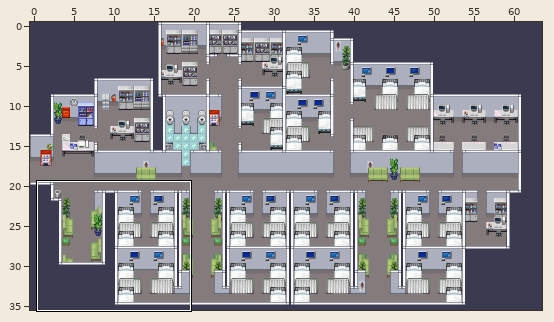
Tiled map: app/ASGEGame/data/map/hospital_map.tmx. Above, an overview of the earlier version with the close-up marked.
Close-up. Before the edit:
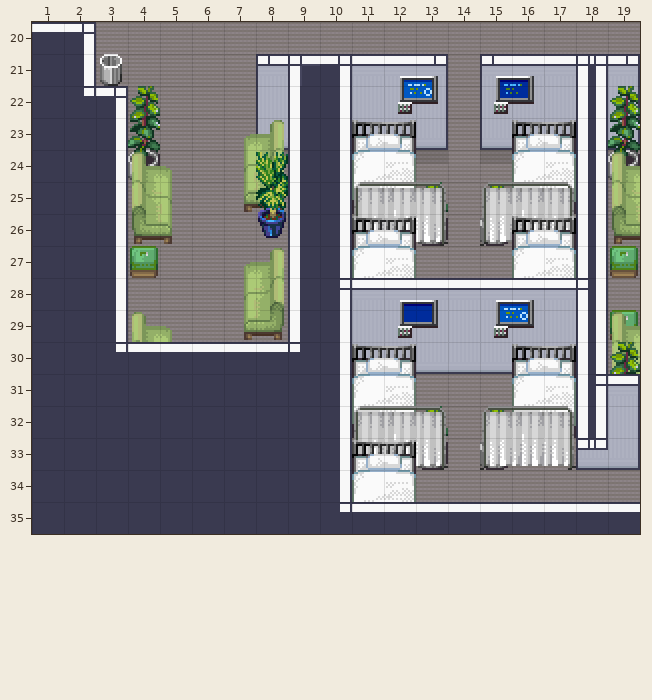
Cells are 32x32 px. Shown: x 1..19, y 20..35. The commit also changed other parts of the map, which this record leaves out.
Once edited:
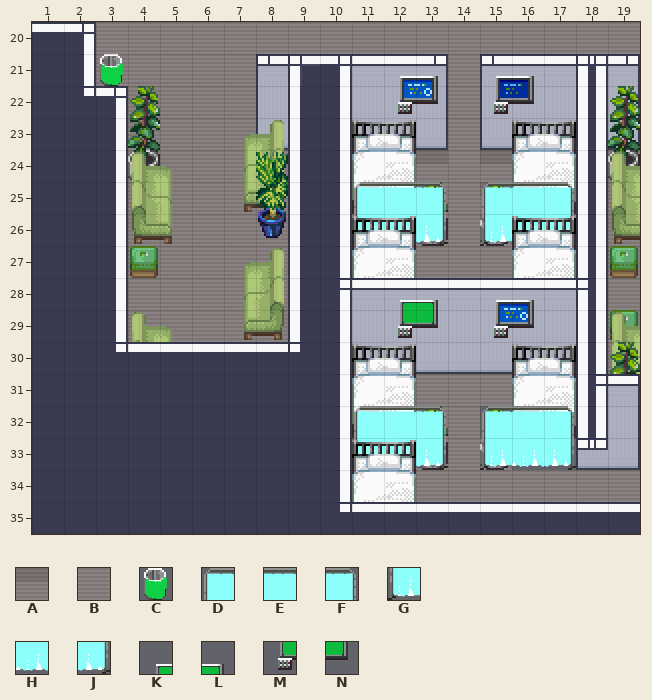
Key: from "Room_Builder": A 202, B 219; from "altcolour": C 3, D 19, E 20, F 21, G 35, H 36, J 37, K 98, L 99, M 114, N 115.
_ is an empty cell.
Tiles of an added or newly shown layer are drawn over the layers below it.
The exact change:
{"where": "layer \"void\""}
{"y":21,"x":3,"old":"_","new":"B"}
{"y":25,"x":11,"old":"__","new":"BB"}
{"y":25,"x":15,"old":"___","new":"ABB"}
{"y":26,"x":11,"old":"___","new":"BBB"}
{"y":26,"x":15,"old":"___","new":"ABB"}
{"y":32,"x":11,"old":"___","new":"BBB"}
{"y":32,"x":16,"old":"__","new":"BB"}
{"y":33,"x":12,"old":"__","new":"BB"}
{"y":33,"x":15,"old":"_","new":"B"}
{"where": "layer \"Walkable\""}
{"y":21,"x":3,"old":"B","new":"_"}
{"y":25,"x":11,"old":"BB","new":"__"}
{"y":25,"x":15,"old":"BBB","new":"___"}
{"y":26,"x":11,"old":"BBB","new":"___"}
{"y":26,"x":15,"old":"BBB","new":"___"}
{"y":32,"x":11,"old":"BBB","new":"___"}
{"y":32,"x":15,"old":"BBB","new":"___"}
{"y":33,"x":11,"old":"BBB","new":"___"}
{"y":33,"x":15,"old":"BBB","new":"___"}
{"where": "layer \"QuantumBin\" (added)"}
{"y":21,"x":3,"old":"_","new":"C"}
{"where": "layer \"QuantumCurtainCollidable\" (added)"}
{"y":25,"x":11,"old":"___","new":"DEF"}
{"y":25,"x":15,"old":"___","new":"DEF"}
{"y":26,"x":11,"old":"___","new":"GHJ"}
{"y":26,"x":15,"old":"___","new":"GHJ"}
{"y":32,"x":11,"old":"___","new":"DEF"}
{"y":32,"x":15,"old":"___","new":"DEF"}
{"y":33,"x":11,"old":"___","new":"GHJ"}
{"y":33,"x":15,"old":"___","new":"GHJ"}
{"where": "layer \"QuantumComputerScreens\" (added)"}
{"y":28,"x":12,"old":"__","new":"KL"}
{"y":29,"x":12,"old":"__","new":"MN"}
{"where": "layer \"QuantumCurtainDecoration\" (added)"}
{"y":25,"x":11,"old":"___","new":"DEF"}
{"y":25,"x":15,"old":"___","new":"DEF"}
{"y":26,"x":13,"old":"_","new":"J"}
{"y":26,"x":15,"old":"_","new":"G"}
{"y":32,"x":11,"old":"___","new":"DEF"}
{"y":32,"x":15,"old":"___","new":"DEF"}
{"y":33,"x":13,"old":"_","new":"J"}
{"y":33,"x":15,"old":"___","new":"GHJ"}
{"label":"changed","picture_box":[101,63,123,85]}
{"label":"changed","picture_box":[357,187,443,243]}
{"label":"changed","picture_box":[480,182,571,243]}
{"label":"added","picture_box":[403,303,433,323]}
{"label":"changed","picture_box":[352,411,443,467]}
{"label":"changed","picture_box":[480,406,576,470]}
